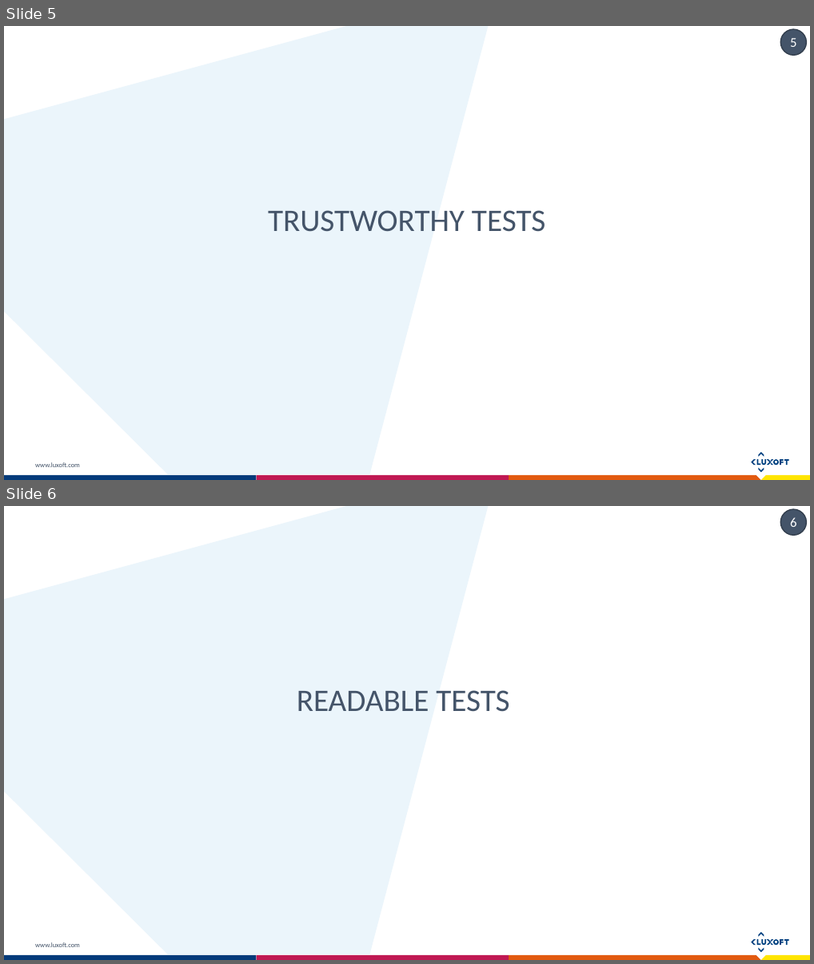
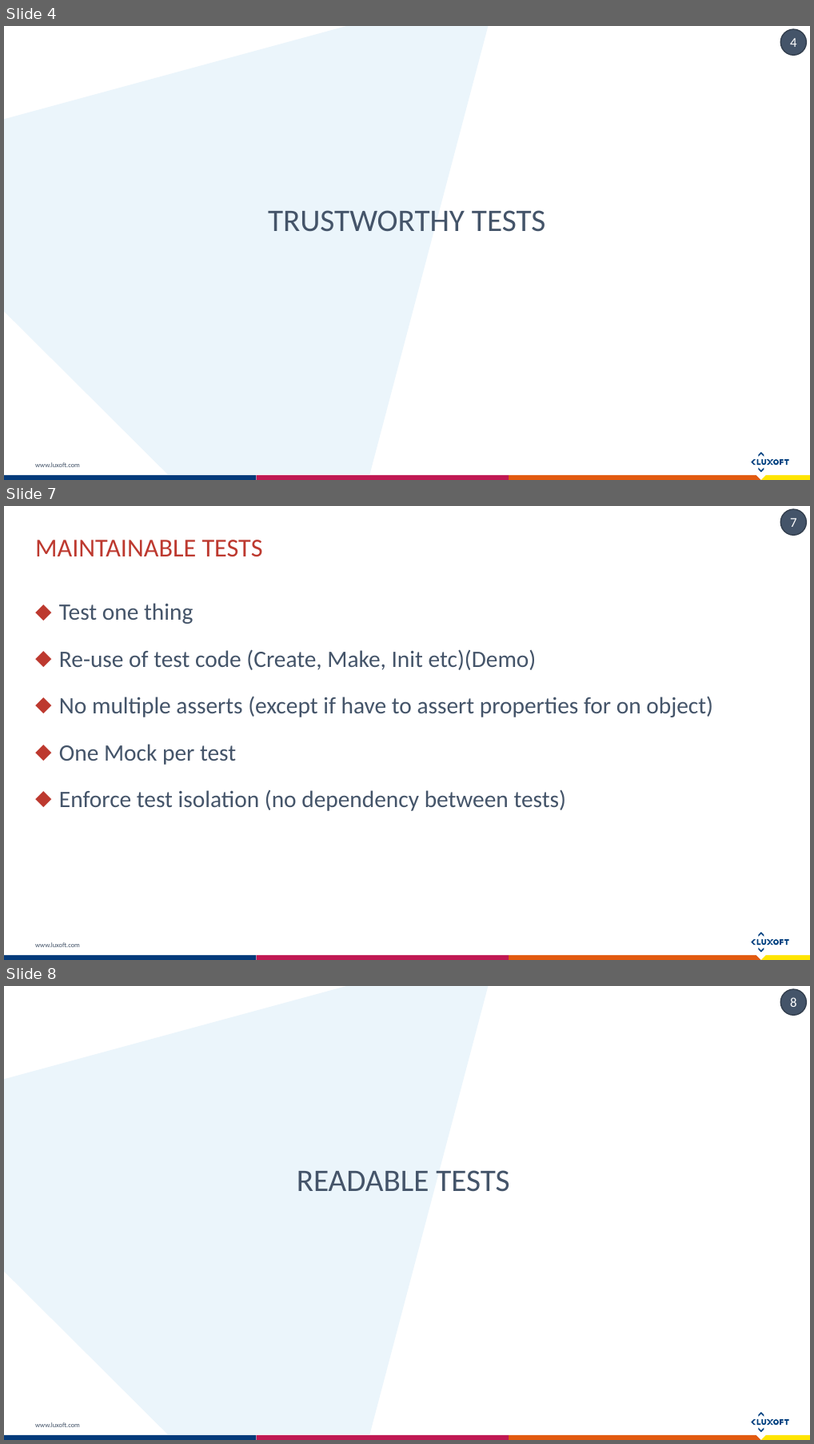
Before and after one commit to exiton3/Unit-tests-Best-Practices-Samples, a slide deck: Docs/Unit testing Bests practices.pptx. Shown one above the other, each under a label of ours: slides 5 and 6 before the commit, slides 4, 7 and 8 after it; the slides between them are not shown. The pictures are 814x964 and 814x1444 pixels, drawn with LibreOffice and Linux fonts; fonts in the diff are those of the drawing. Boxes give left, top, right and bottom in pixels: in the first picture for what was removed or moved away, otherwise in the second. Text is boxed around its words. In the diff, an @@ line names an element or a change of style, - is before the commit and + after.

Commit message:
Updated presentation

```diff
--- a/Docs/Unit testing Bests practices.pptx
+++ b/Docs/Unit testing Bests practices.pptx
@@ slide 7 added at (x1=4, y1=506, x2=810, y2=960), background #FFFFFF; not listed: 18 template elements that a slide beside it also shows @@
@@ title added at (x1=35, y1=540, x2=263, y2=557), 23 pt, text #BD392F @@
+MAINTAINABLE TESTS
@@ text added at (x1=59, y1=603, x2=714, y2=811), 21 pt, text #445469 @@
+⬥ Test one thing
+⬥ Re-use of test code (Create, Make, Init etc)(Demo)
+⬥ No multiple asserts (except if have to assert properties for on object)
+⬥ One Mock per test
+⬥ Enforce test isolation (no dependency between tests)
@@ what was slide 5 is now slide 4 @@
@@ page number at (x1=790, y1=38, x2=797, y2=47): text changed @@
-5
+4
@@ what was slide 6 is now slide 8 @@
@@ page number at (x1=790, y1=997, x2=797, y2=1007): text changed @@
-6
+8
```
Also in this commit, not shown: 3 other slides added, 1 slide removed.
